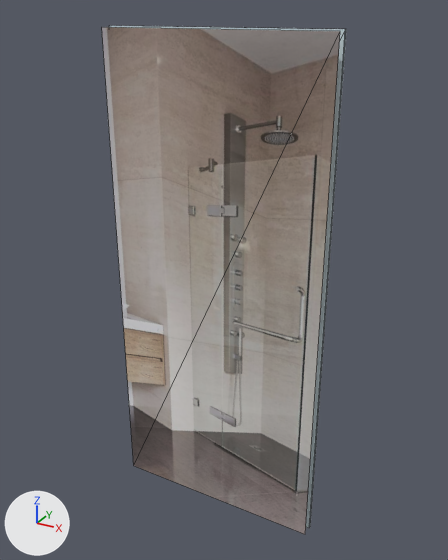
Before and after pictures for a commit that changed the glTF model storage/picture/mocan-72.glb.
Before and after are seen from a camera (50 mm lens) standing at (1.11, -1.96, 2.06) and looking at (0.02, 0.02, 1.07). The axes (+X, +Y, +Z) are drawn at lower left. The lights are the same throughout. The picture after the commit comes second. Mesh edges are drawn as thin lines. Vertices at exactly the same position are counted once.

In view in the first picture: 'furniture'.
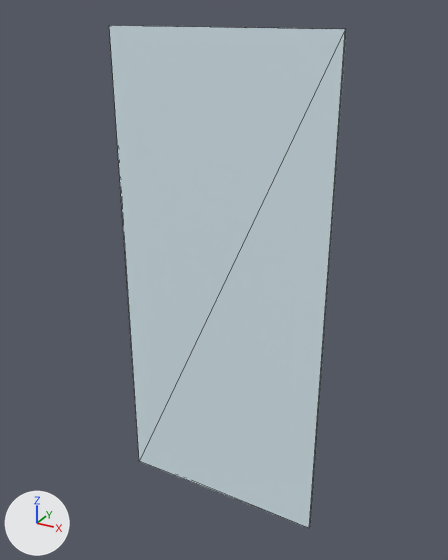
Location of each change, (x1, y1, x2, y2) in pixels of the pictures (448 x 560 px):
'furniture', reshaped: before (102, 26, 346, 534); after (109, 26, 346, 528)
part 1 of me_mesh_0, deleted: before (102, 27, 340, 534)

Patch to the scene script:
```diff
--- a/storage/picture/mocan-72.glb.py
+++ b/storage/picture/mocan-72.glb.py
@@ me_mesh_0 @@
 # used by ob_furniture; location = (0.0, 0.0, 0.0)
-me_mesh_0.from_pydata(...)  # 12 vertices, 14 faces; spans x -0.45..0.45, y -0.05..0.01, z 0.0..2.0
+me_mesh_0.from_pydata(...)  # 8 vertices, 12 faces; spans x -0.45..0.45, y -0.01..0.01, z 0.0..2.0
+# me_mesh_0 part 1: the loose piece of 4 vertices spanning x -0.45..0.45, y -0.05, z 0.0..2.0 is deleted
 me_mesh_0.materials.append(mat_glass)
-me_mesh_0.materials.append(mat_photo)  # picture img_image_0
```
